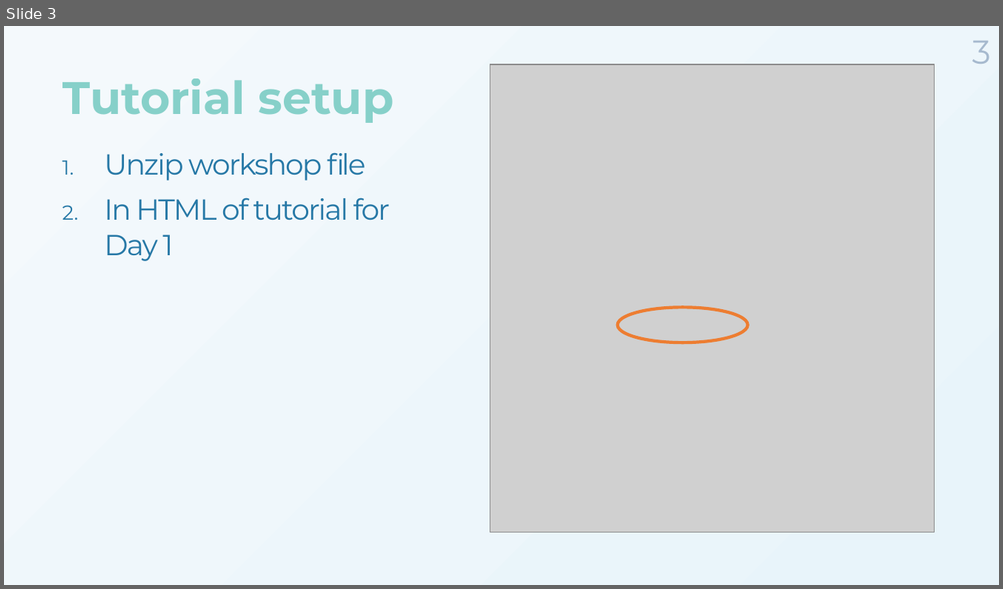
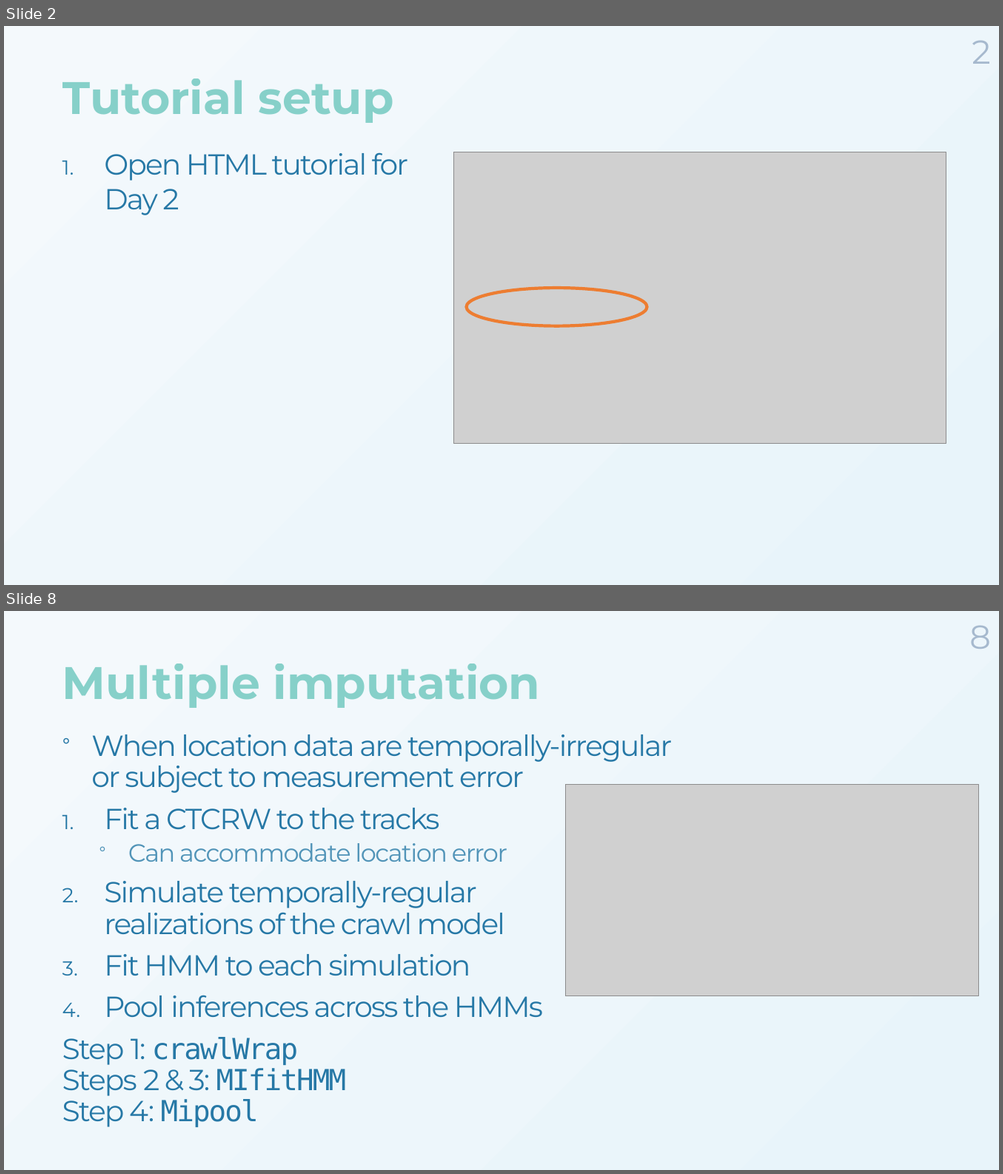
Before and after one commit to MarieAugerMethe/DFO_HMM_2022, a slide deck: Day2/HMM_Tutorial_Day2.pptx. Shown one above the other, each under a label of ours: slide 3 before the commit, slides 2 and 8 after it; the slides between them are not shown. The pictures are 1003x589 and 1003x1174 pixels, drawn with LibreOffice and Linux fonts; fonts in the diff are those of the drawing; grey boxes stand for pictures; background and template pictures are left out. Boxes give left, top, right and bottom in pixels: in the first picture for what was removed or moved away, otherwise in the second. Text is boxed around its words. In the diff, an @@ line names an element or a change of style, - is before the commit and + after.

```diff
--- a/Day2/HMM_Tutorial_Day2.pptx
+++ b/Day2/HMM_Tutorial_Day2.pptx
@@ slide 8 added at (4,611,999,1170), background gradient #F4F9FC to #E8F4FA @@
@@ page number added at (969,625,990,649), 32 pt, text #A6B9CE @@
+8
@@ title added at (62,664,540,708), 44 pt, text gradient #7BCCC4 to #0868AC, bold @@
+Multiple imputation
@@ text added at (62,735,671,1128), 28 pt, text #2678A6 @@
+° When location data are temporally-irregular
+  or subject to measurement error
+1. Fit a CTCRW to the tracks
+  ° Can accommodate location error
+2. Simulate temporally-regular
+   realizations of the crawl model
+3. Fit HMM to each simulation
+4. Pool inferences across the HMMs
+Step 1: crawlWrap
+Steps 2 & 3: MIfitHMM
+Step 4: Mipool
@@ picture added at (566,785,979,997) @@
@@ what was slide 3 is now slide 2 @@
@@ slide 2 changed as well @@
@@ page number at (971,40,990,64): text changed @@
-3
+2
@@ text at (104,153,408,215): text changed @@
-1. Unzip workshop file
-2. In HTML of tutorial for Day 1
+1. Open HTML tutorial for Day 2
@@ picture: place and size @@
-picture at (489,64,934,533)
+picture at (454,152,946,444)
@@ ellipse: place and size @@
-ellipse at (617,307,748,342)
+ellipse at (466,288,647,326)
```
Also in this commit, not shown: 2 other slides changed, 6 other slides added, 7 slides removed.
